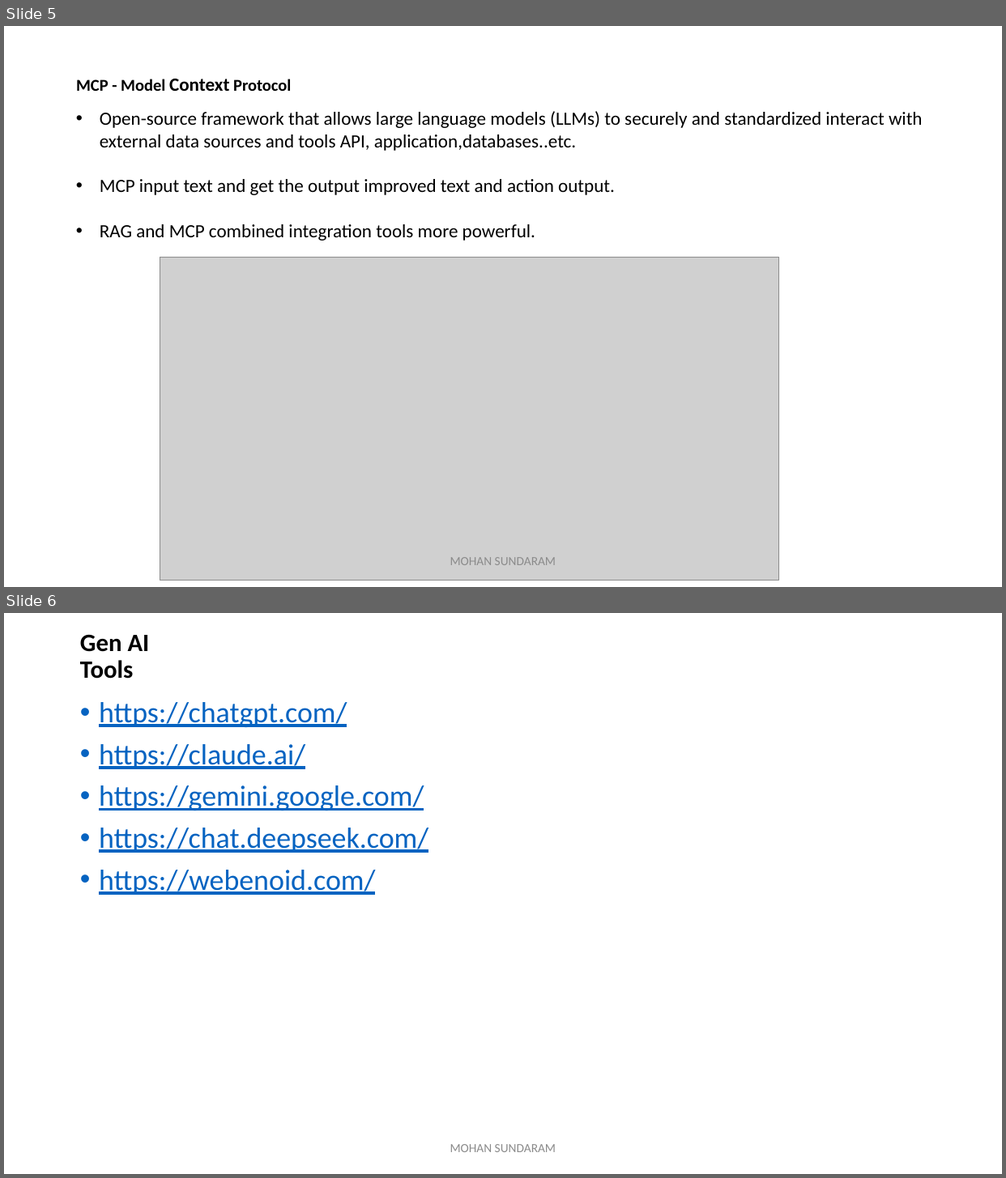
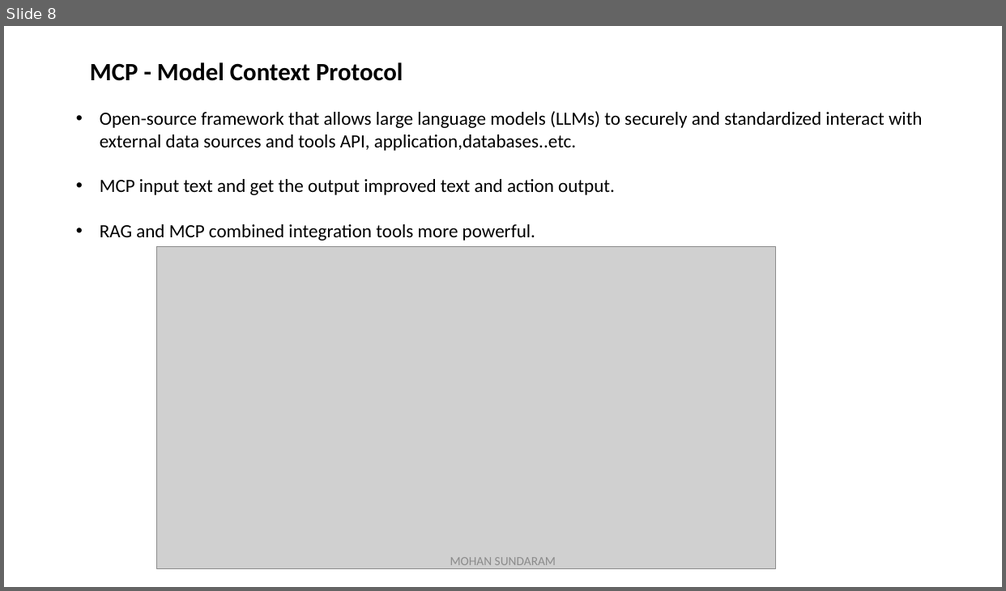
Before and after one commit to mohan4295work/Doc, a slide deck: Artificial Intelligence.pptx. Shown one above the other, each under a label of ours: slides 5 and 6 before the commit, slide 8 after it. The pictures are 1006x1178 and 1006x591 pixels, drawn with LibreOffice and Linux fonts; fonts in the diff are those of the drawing; grey boxes stand for pictures. Boxes give left, top, right and bottom in pixels: in the first picture for what was removed or moved away, otherwise in the second. Text is boxed around its words. In the diff, an @@ line names an element or a change of style, - is before the commit and + after.

```diff
--- a/Artificial Intelligence.pptx
+++ b/Artificial Intelligence.pptx
@@ slide 6 removed at (x1=4, y1=613, x2=1002, y2=1174), background #FFFFFF @@
@@ title removed at (x1=80, y1=634, x2=150, y2=679) @@
-Gen AI Tools
@@ text removed at (x1=99, y1=702, x2=428, y2=895) @@
-• https://chatgpt.com/
-• https://claude.ai/
-• https://gemini.google.com/
-• https://chat.deepseek.com/
-• https://webenoid.com/
@@ text removed at (x1=450, y1=1144, x2=556, y2=1152) @@
-MOHAN SUNDARAM
@@ what was slide 5 is now slide 8 @@
@@ slide 8 changed as well @@
@@ title "MCP - Model Context Protocol" moved from (x1=76, y1=79, x2=291, y2=91) to (x1=90, y1=62, x2=403, y2=81) @@
@@ title "MCP - Model Context Protocol" at (x1=90, y1=62, x2=403, y2=81): size 16 to 24 pt in "MCP - Model Protocol"; size 18 to 24 pt in "Context" @@
@@ picture moved from (x1=160, y1=258, x2=778, y2=580) to (x1=157, y1=246, x2=775, y2=569) @@
```
Also in this commit, not shown: 5 other slides changed, 7 slides added.
